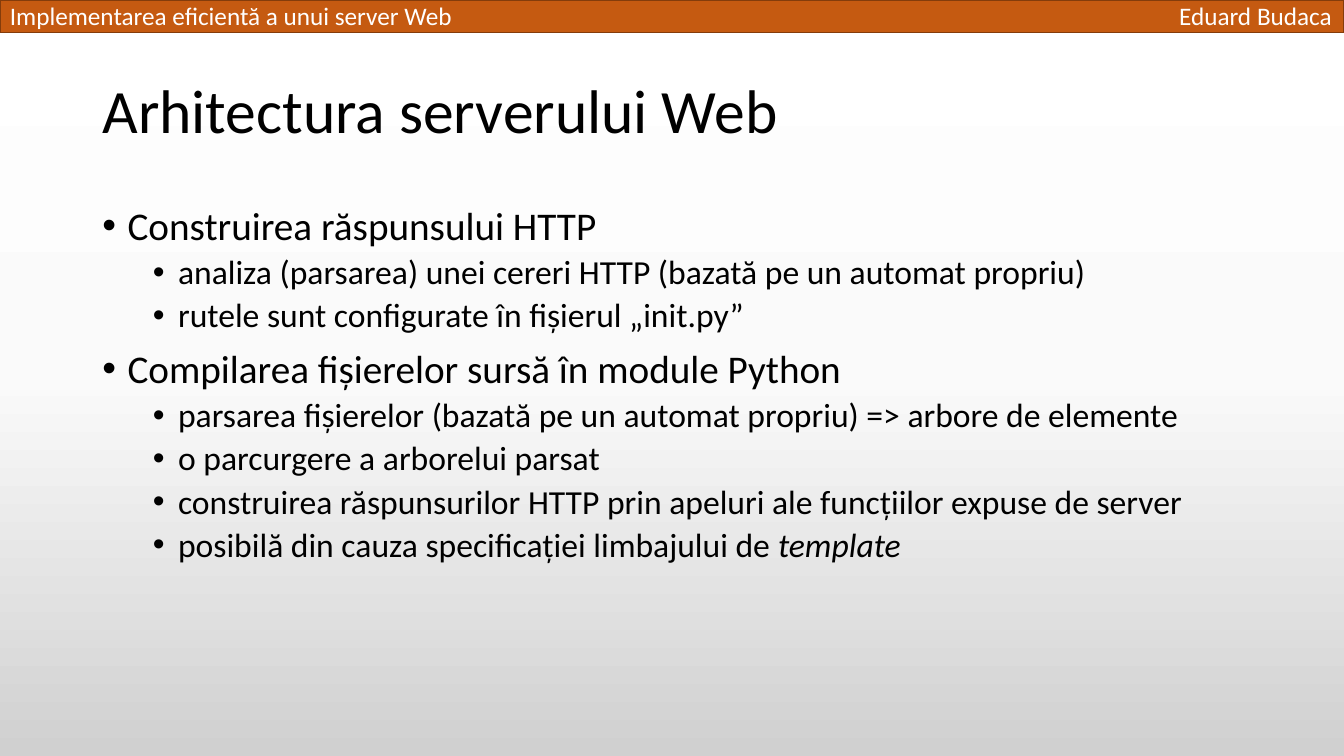
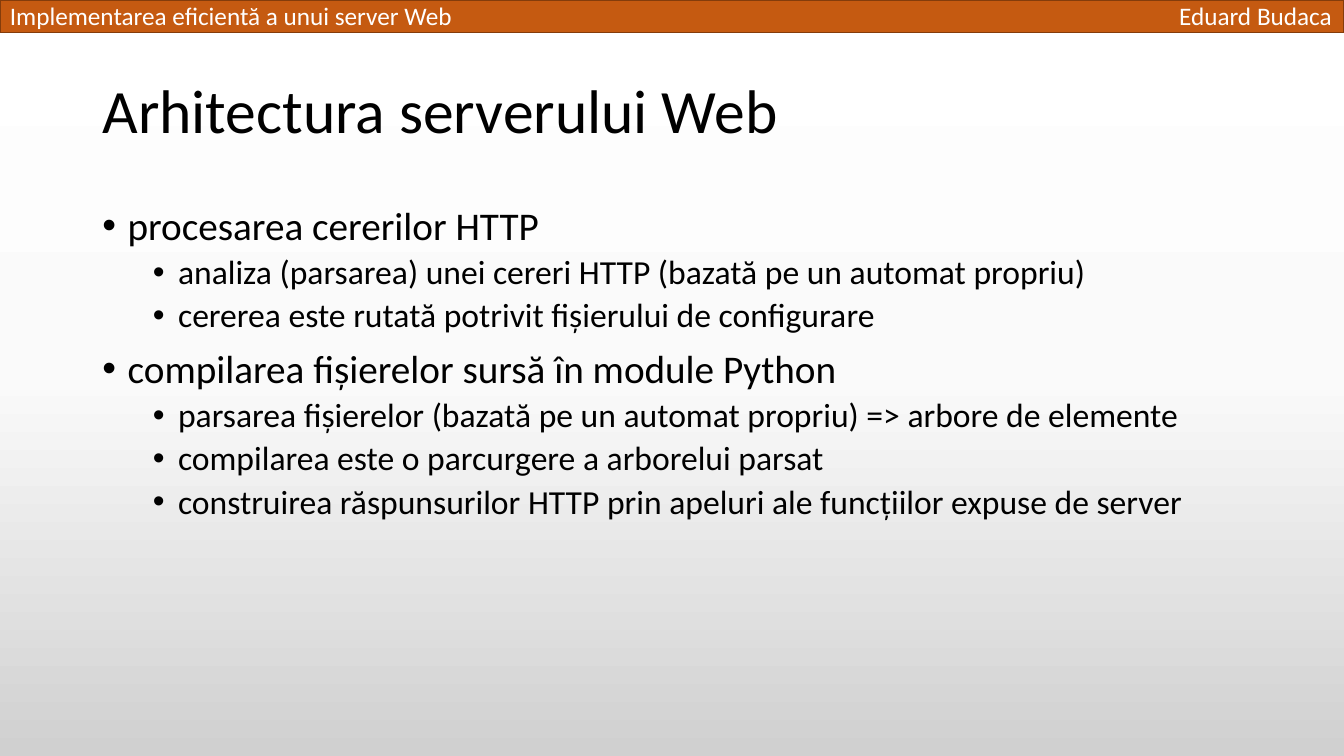
Before and after one commit to TED-996/bachelor-thesis-pack, a slide deck: slide 5 of Licenta2018BudacaEduard/Implementarea eficientă a unui server Web.pptx (slide 7 before the commit). Drawn at 1344x756 pixels with LibreOffice and Linux fonts; fonts in the diff are those of the drawing. Boxes give left, top, right and bottom in pixels: in the first picture for what was removed or moved away, otherwise in the second. Text is boxed around its words. In the diff, an @@ line names an element or a change of style, - is before the commit and + after.

```diff
--- a/Licenta2018BudacaEduard/Implementarea eficientă a unui server Web.pptx
+++ b/Licenta2018BudacaEduard/Implementarea eficientă a unui server Web.pptx
@@ text at bbox=[128, 212, 539, 247]: text changed @@
-• Construirea răspunsului HTTP
+• procesarea cererilor HTTP
@@ text at bbox=[128, 303, 875, 391]: text changed @@
-  • rutele sunt configurate în fișierul „init.py”
-• Compilarea fișierelor sursă în module Python
+  • cererea este rutată potrivit fișierului de configurare
+• compilarea fișierelor sursă în module Python
@@ text at bbox=[178, 446, 823, 476]: text changed @@
-  • o parcurgere a arborelui parsat
+  • compilarea este o parcurgere a arborelui parsat
@@ text at bbox=[178, 533, 901, 563]: paragraph removed @@
-  • posibilă din cauza specificației limbajului de template
```
Also in this commit, not shown: 6 other slides changed, 3 slides removed.
